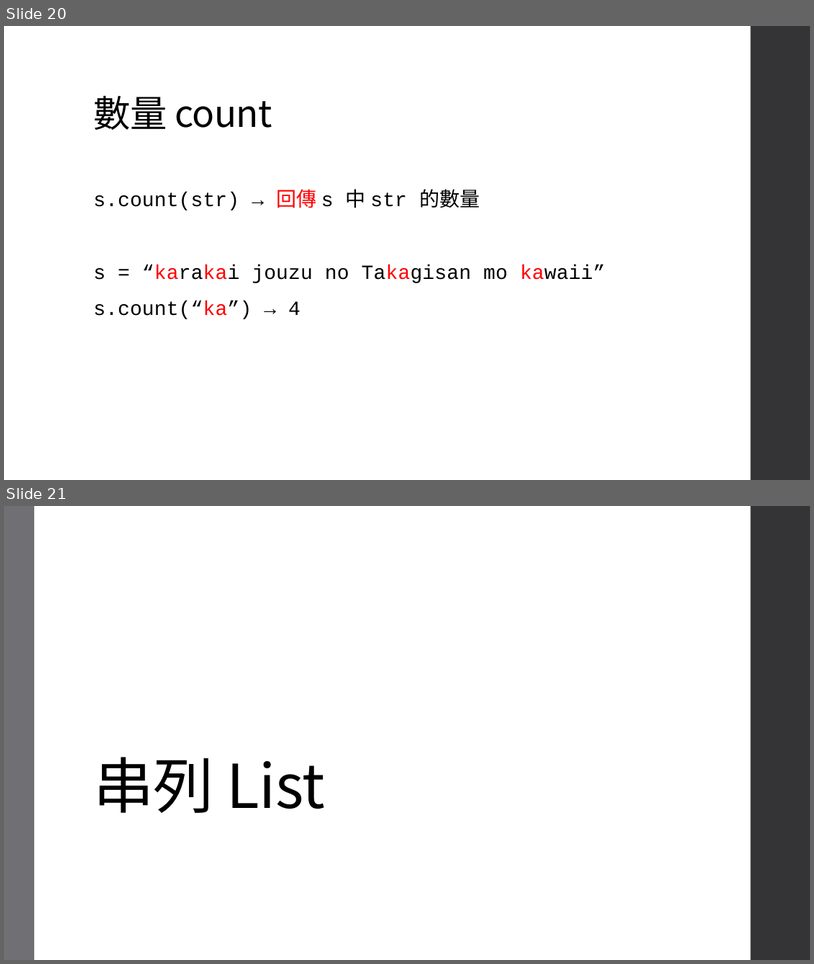
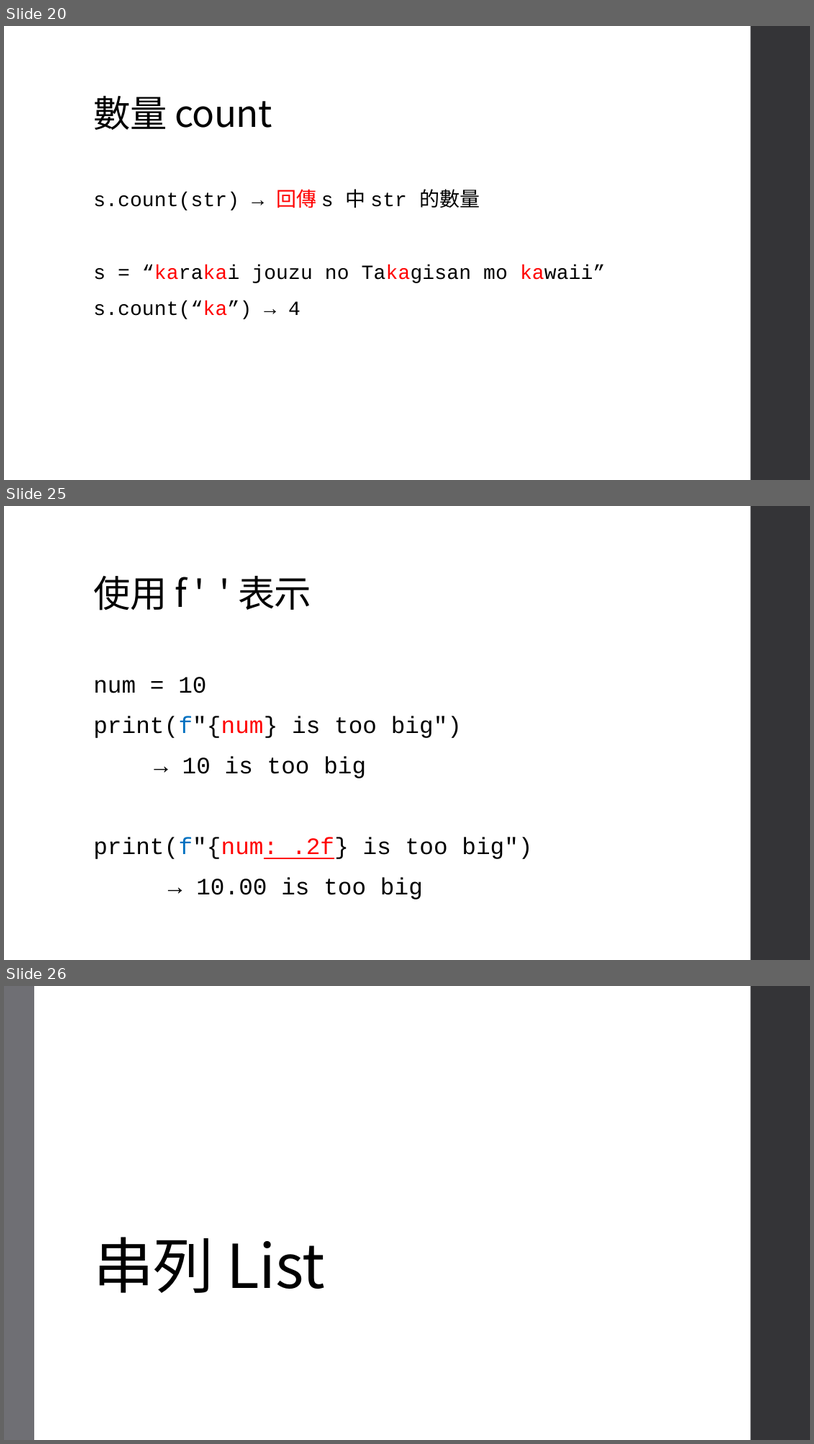
Before and after one commit to an920107/ServiceLearning, a slide deck: Class 4 字串、串列、迭代.pptx. Shown one above the other, each under a label of ours: slides 20 and 21 before the commit, slides 20, 25 and 26 after it; the slides between them are not shown. The pictures are 814x964 and 814x1444 pixels, drawn with LibreOffice and Linux fonts; fonts in the diff are those of the drawing. Boxes give left, top, right and bottom in pixels: in the first picture for what was removed or moved away, otherwise in the second. Text is boxed around its words. In the diff, an @@ line names an element or a change of style, - is before the commit and + after.

```diff
--- a/Class 4 字串、串列、迭代.pptx
+++ b/Class 4 字串、串列、迭代.pptx
@@ slide 25 added at (4,506,810,960), background #FFFFFF; not listed: 1 template element that a slide beside it also shows @@
@@ title added at (93,576,311,610), 44 pt, text #000000 @@
+使用 f ' ' 表示
@@ text added at (93,677,532,899), 28 pt, text #000000 @@
+num = 10
+print(f"{num} is too big")
+→ 10 is too big
+print(f"{num: .2f} is too big")
+→ 10.00 is too big
@@ what was slide 21 is now slide 26 @@
```
Also in this commit, not shown: 5 other slides added, 1 other file.
